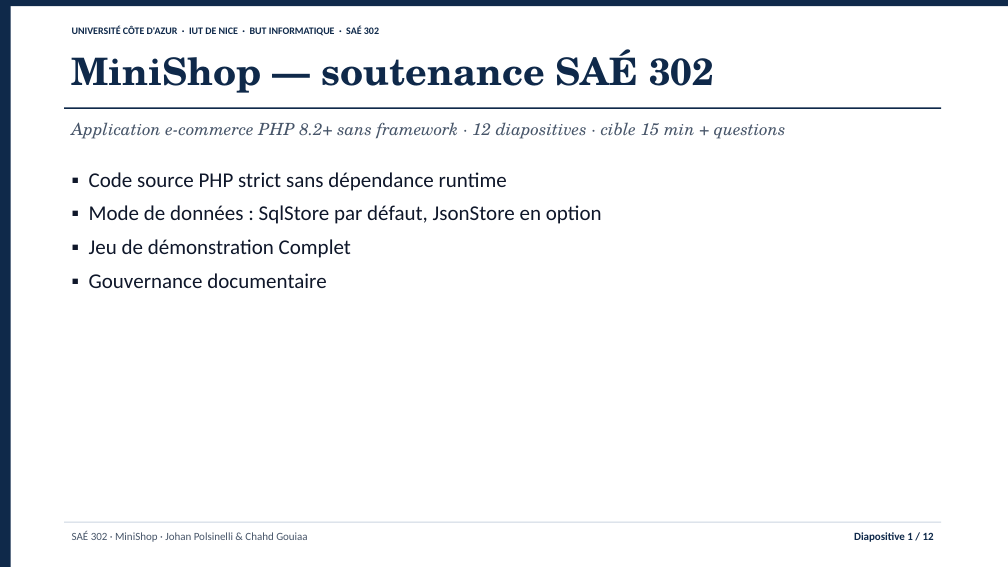
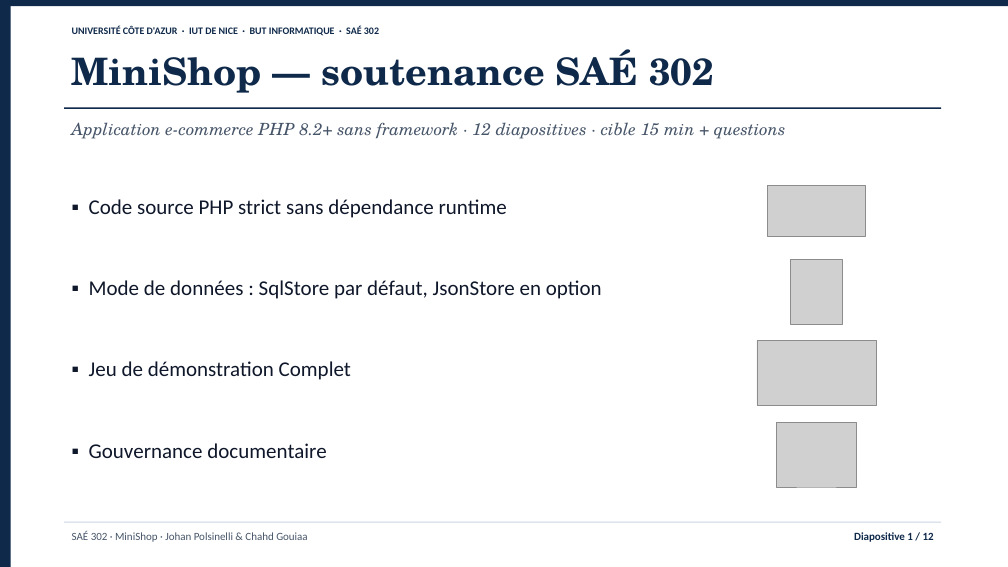
Before and after one commit to jojo8356/SAE-302, a slide deck: slide 1 of livrables/minishop-soutenance.pptx. Drawn at 1008x567 pixels with LibreOffice and Linux fonts; fonts in the diff are those of the drawing; grey boxes stand for pictures. Boxes give left, top, right and bottom in pixels: in the first picture for what was removed or moved away, otherwise in the second. Text is boxed around its words. In the diff, an @@ line names an element or a change of style, - is before the commit and + after.

```diff
--- a/livrables/minishop-soutenance.pptx
+++ b/livrables/minishop-soutenance.pptx
@@ text at box(89, 172, 507, 191): paragraph removed @@
-▪ Code source PHP strict sans dépendance runtime
@@ text added at box(89, 199, 507, 218), 20 pt, text #0F172A @@
+▪ Code source PHP strict sans dépendance runtime
@@ picture added at box(768, 185, 865, 237) @@
@@ text at box(89, 239, 351, 288): paragraphs removed @@
-▪ Jeu de démonstration Complet
-▪ Gouvernance documentaire
@@ picture added at box(791, 259, 842, 324) @@
@@ text "▪ Mode de données : ...": place and size @@
-text "▪ Mode de données : ..." at box(89, 172, 602, 288)
+text "▪ Mode de données : ..." at box(89, 280, 602, 299)
@@ text "▪ Mode de données : ..." at box(89, 280, 602, 299): less space between paragraphs @@
@@ picture added at box(757, 341, 876, 406) @@
@@ text added at box(89, 361, 351, 380), 20 pt, text #0F172A @@
+▪ Jeu de démonstration Complet
@@ text added at box(89, 443, 326, 458), 20 pt, text #0F172A @@
+▪ Gouvernance documentaire
@@ picture added at box(777, 422, 857, 487) @@
```
Also in this commit, not shown: 10 other files.
